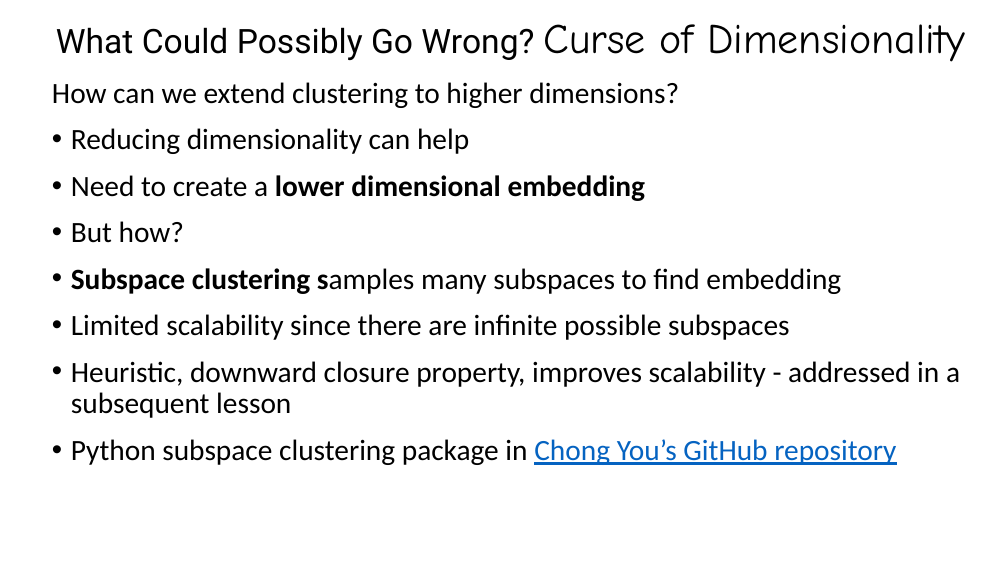
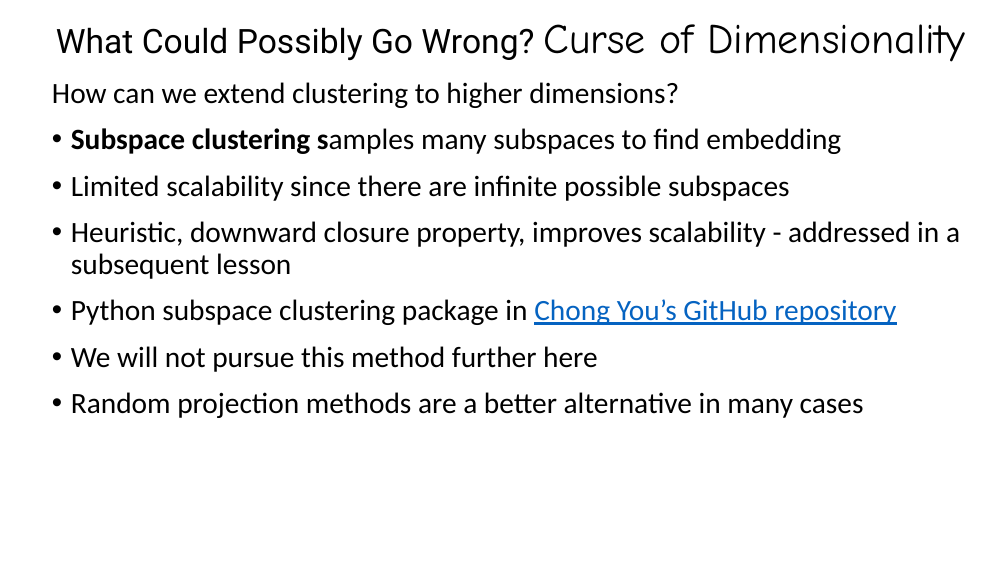
Before and after one commit to StephenElston/CSCI-E-108, a slide deck: slide 12 of slides/10_DimensionalityReduction_Part2.pptx (slide 10 before the commit). Drawn at 1008x567 pixels with LibreOffice and Linux fonts; fonts in the diff are those of the drawing. Boxes give left, top, right and bottom in pixels: in the first picture for what was removed or moved away, otherwise in the second. Text is boxed around its words. In the diff, an @@ line names an element or a change of style, - is before the commit and + after.

```diff
--- a/slides/10_DimensionalityReduction_Part2.pptx
+++ b/slides/10_DimensionalityReduction_Part2.pptx
@@ text at [71,128,646,243]: paragraphs removed @@
-• Reducing dimensionality can help
-• Need to create a lower dimensional embedding
-• But how?
@@ text at [71,346,864,418]: paragraphs added @@
+• We will not pursue this method further here
+• Random projection methods are a better alternative in many cases
```
Also in this commit, not shown: 10 other slides changed, 12 slides added.
